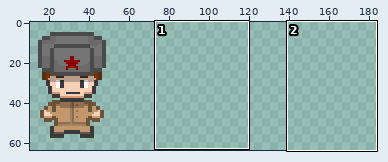
Sprite sheet: Art Assets/png/soldier.png. Above, an overview of the earlier version with the close-up marked.
Close-up. First the earlier version:
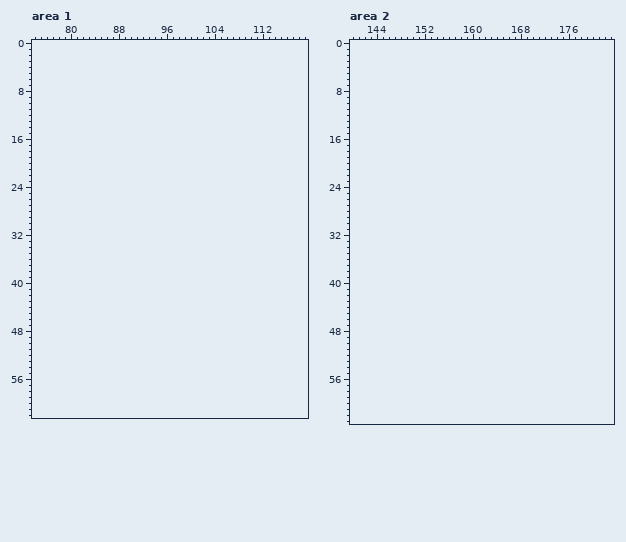
The file is 34x53 pixels. Colours within 5 levels of each other are drawn and written as one. Shown: area 1: x 74..119, y 0..62; area 2: x 140..183, y 0..63. The old version is drawn lined up with the new one, on the new canvas. The wide view leaves out empty margins. The commit also changed other parts of the picture, which this record leaves out.
The same view after the edit:
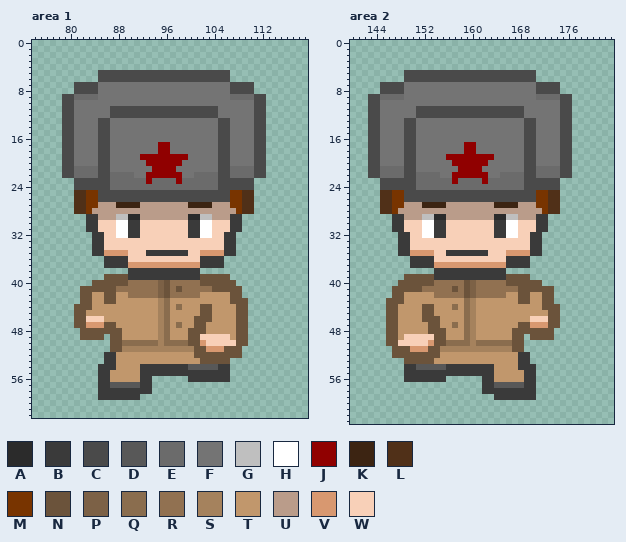
Palette (. is transparent): A #2b2b2b  B #3a3a3a  C #4a4a4a  D #585858  E #6b6b6b  F #747474  G #bfbfbf  H #ffffff  J #900000  K #3c2412  L #503018  M #783400  N #6b533b  P #7c6146  Q #8a6d4e  R #917151  S #a5825d  T #c1976c  U #ba9c8a  V #d89870  W #f8d0b8
From old to new:
canvas 34x53 -> 192x64, the old top-left corner now at 15,5
Changed rows in their new state; - is an unchanged pixel.
Area 1:
first column x 79:
 5 ------CCCCCCCCCCCCCCCCCCCCCC------
 6 ------CCCCCCCCCCCCCCCCCCCCCC------
 7 --CCCCFFFFFFFFFFFFFFFFFFFFFFCCCC--
 8 --CCCCFFFFFFFFFFFFFFFFFFFFFFCCCC--
 9 CCEEEEFFFFFFFFFFFFFFFFFFFFFFEEEECC
10 CCFFFFFFFFFFFFFFFFFFFFFFFFFFFFFFCC
11 CCFFFFFFCCCCCCCCCCCCCCCCCCFFFFFFCC
12 CCFFFFFFCCCCCCCCCCCCCCCCCCFFFFFFCC
13 CCFFFFCCFFFFFFFFFFFFFFFFFFCCFFFFCC
14 CCFFFFCCFFFFFFFFFFFFFFFFFFCCFFFFCC
15 CCFFFFCCFFFFFFFFFFFFFFFFFFCCFFFFCC
16 CCFFFFCCFFFFFFFFFFFFFFFFFFCCFFFFCC
17 CCFFFFCCFFFFFFFFJJFFFFFFFFCCFFFFCC
18 CCFFFFCCFFFFFFFFJJFFFFFFFFCCFFFFCC
19 CCFFFFCCFFFFFJJJJJJJJFFFFFCCFFFFCC
20 CCFFFFCCFFFFFFJJJJJJFFFFFFCCFFFFCC
21 CCEEEECCFFFFFFFJJJJFFFFFFFCCEEEECC
22 CCEEEECCEEEEFFJJJJJJFFEEEECCEEEECC
23 --CCCCCCEEEEEEJEEEEJEEEEEECCCCCC--
24 --CCCCCCEEEEEEEEEEEEEEEEEECCCCCC--
25 --LLMMCCCCCCCCCCCCCCCCCCCCCCMMLL--
26 --LLMMCCCCCCCCCCCCCCCCCCCCCCMMLL--
27 --LLMMUUUKKKKUUUUUUUUKKKKUUUMMLL--
28 --LLMUUUUUUUUUUUUUUUUUUUUUUUUMLL--
29 ----BBUUUGGAAUUUUUUUUAAGGUUUBB----
30 ----BBWWWHHBBWWWWWWWWBBHHWWWBB----
31 ----BBWWWHHBBWWWWWWWWBBHHWWWBB----
32 -----BBWWHHBBWWWWWWWWBBHHWWBB-----
33 -----BBWWWWWWWWWWWWWWWWWWWWBB-----
34 -----BBWWWWWWWWWWWWWWWWWWWWBB-----
35 -----BBVVVVWWWBBBBBBBWWVVVVBB-----
36 -------BBBBWWWWWWWWWWWWBBBB-------
37 -------BBBBVVVVVVVVVVVVBBBB-------
38 -----------BBBBBBBBBBBB-----------
39 -------NNNNBBBBBBBBBBBBNNNNN------
40 -----NNNNNNRRRRRPNRRRRRNNNNNN-----
41 ---NNNNNNRRRRRRRPNRNRRRRRNNNNN----
42 ---NNTTNNTTRRRRRPNRRRRRTTTTTNN----
43 ---NNTTNNTTTTTTTSQTTTTTTTTTTNNN---
44 --NNNTTTTTTTTTTTSQTQTTTNNTTTTNN---
45 --NNTTTTTTTTTTTTSQTTTTTNNTTTTNN---
46 --NNWWWTTTTTTTTTSQTTTTNNNTTTTNN---
47 --NNVVVNNTTTTTTTSQTQTTNNTTTTTNN---
48 ---NNNNNNNTTTTTTSQTTTNNNTTTTTNN---
49 ---NNNN-NNTTTTTTSQTTTNNWWWWWTNN---
50 --------NNQQQQQQSQQQQNNVWWWWWNN---
51 --------NNSSSSSSSSSSSSNNVVVNNN----
52 -------BBTTTTTTTTTTTTTNNNNNNNN----
53 -------BBTTTTTTTTTTTTTTNNNNN------
54 ------BBBTTTTBBBBBBBBDDDDDBB------
55 ------BBTTTTTBBBBBBBBBBBBBBB------
56 ------BBTTTTTBB------BBBBBBB------
57 ------BBDDDDDBB-------------------
58 ------BBBBBBBBB-------------------
59 ------BBBBBBB---------------------
Area 2:
first column x 143:
 5 ------CCCCCCCCCCCCCCCCCCCCCC------
 6 ------CCCCCCCCCCCCCCCCCCCCCC------
 7 --CCCCFFFFFFFFFFFFFFFFFFFFFFCCCC--
 8 --CCCCFFFFFFFFFFFFFFFFFFFFFFCCCC--
 9 CCEEEEFFFFFFFFFFFFFFFFFFFFFFEEEECC
10 CCFFFFFFFFFFFFFFFFFFFFFFFFFFFFFFCC
11 CCFFFFFFCCCCCCCCCCCCCCCCCCFFFFFFCC
12 CCFFFFFFCCCCCCCCCCCCCCCCCCFFFFFFCC
13 CCFFFFCCFFFFFFFFFFFFFFFFFFCCFFFFCC
14 CCFFFFCCFFFFFFFFFFFFFFFFFFCCFFFFCC
15 CCFFFFCCFFFFFFFFFFFFFFFFFFCCFFFFCC
16 CCFFFFCCFFFFFFFFFFFFFFFFFFCCFFFFCC
17 CCFFFFCCFFFFFFFFJJFFFFFFFFCCFFFFCC
18 CCFFFFCCFFFFFFFFJJFFFFFFFFCCFFFFCC
19 CCFFFFCCFFFFFJJJJJJJJFFFFFCCFFFFCC
20 CCFFFFCCFFFFFFJJJJJJFFFFFFCCFFFFCC
21 CCEEEECCFFFFFFFJJJJFFFFFFFCCEEEECC
22 CCEEEECCEEEEFFJJJJJJFFEEEECCEEEECC
23 --CCCCCCEEEEEEJEEEEJEEEEEECCCCCC--
24 --CCCCCCEEEEEEEEEEEEEEEEEECCCCCC--
25 --LLMMCCCCCCCCCCCCCCCCCCCCCCMMLL--
26 --LLMMCCCCCCCCCCCCCCCCCCCCCCMMLL--
27 --LLMMUUUKKKKUUUUUUUUKKKKUUUMMLL--
28 --LLMUUUUUUUUUUUUUUUUUUUUUUUUMLL--
29 ----BBUUUGGAAUUUUUUUUAAGGUUUBB----
30 ----BBWWWHHBBWWWWWWWWBBHHWWWBB----
31 ----BBWWWHHBBWWWWWWWWBBHHWWWBB----
32 -----BBWWHHBBWWWWWWWWBBHHWWBB-----
33 -----BBWWWWWWWWWWWWWWWWWWWWBB-----
34 -----BBWWWWWWWWWWWWWWWWWWWWBB-----
35 -----BBVVVVWWBBBBBBBWWWVVVVBB-----
36 -------BBBBWWWWWWWWWWWWBBBB-------
37 -------BBBBVVVVVVVVVVVVBBBB-------
38 -----------BBBBBBBBBBBB-----------
39 ------NNNNNBBBBBBBBBBBBNNNN-------
40 -----NNNNNNRRRRRNPRRRRRNNNNNN-----
41 ----NNNNNRRRRRNRNPRRRRRRRNNNNNN---
42 ----NNTTTTTRRRRRNPRRRRRTTNNTTNN---
43 ---NNNTTTTTTTTTTQSTTTTTTTNNTTNN---
44 ---NNTTTTNNTTTQTQSTTTTTTTTTTTNNN--
45 ---NNTTTTNNTTTTTQSTTTTTTTTTTTTNN--
46 ---NNTTTTNNNTTTTQSTTTTTTTTTWWWNN--
47 ---NNTTTTTNNTTQTQSTTTTTTTNNVVVNN--
48 ---NNTTTTTNNNTTTQSTTTTTTNNNNNNN---
49 ---NNTWWWWWNNTTTQSTTTTTTNN-NNNN---
50 ---NNWWWWWVNNQQQQSQQQQQQNN--------
51 ----NNNVVVNNSSSSSSSSSSSSNN--------
52 ----NNNNNNNNTTTTTTTTTTTTTBB-------
53 ------NNNNNTTTTTTTTTTTTTTBB-------
54 ------BBDDDDDBBBBBBBBTTTTBBB------
55 ------BBBBBBBBBBBBBBBTTTTTBB------
56 ------BBBBBBB------BBTTTTTBB------
57 -------------------BBDDDDDBB------
58 -------------------BBBBBBBBB------
59 ---------------------BBBBBBB------
